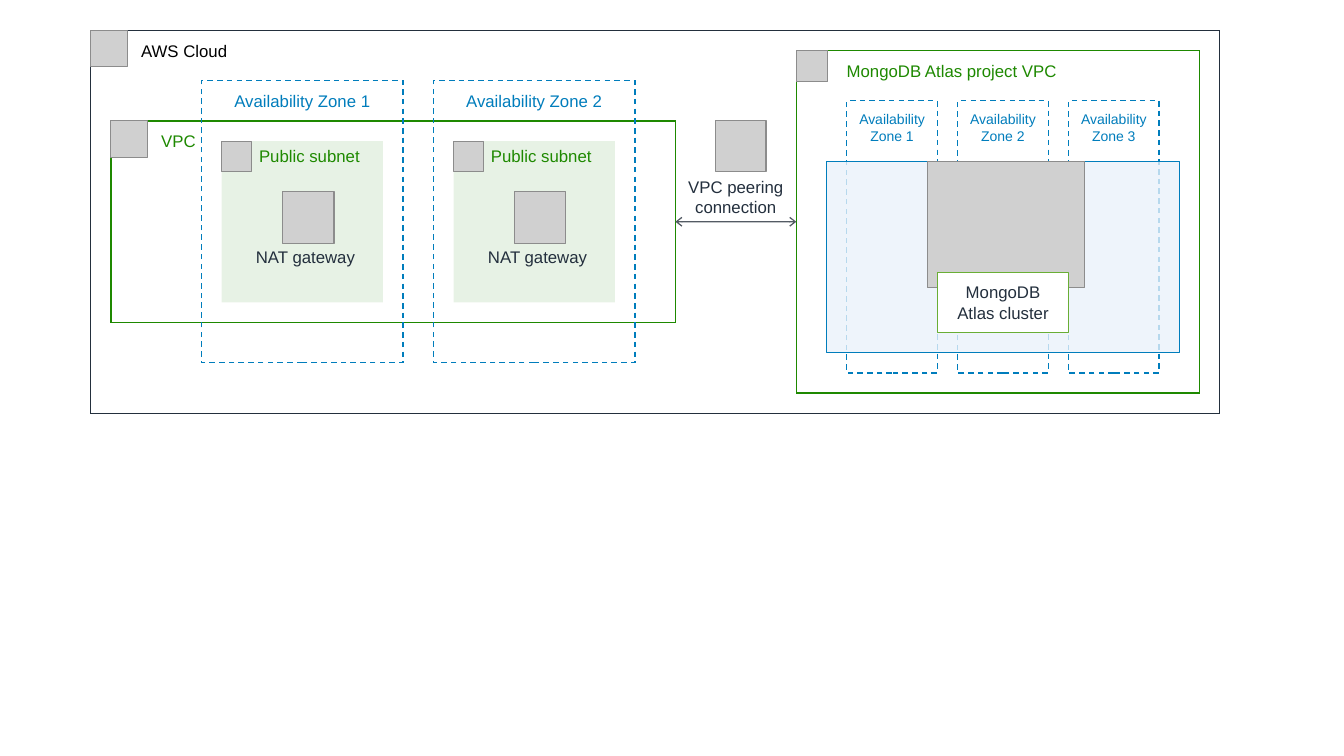
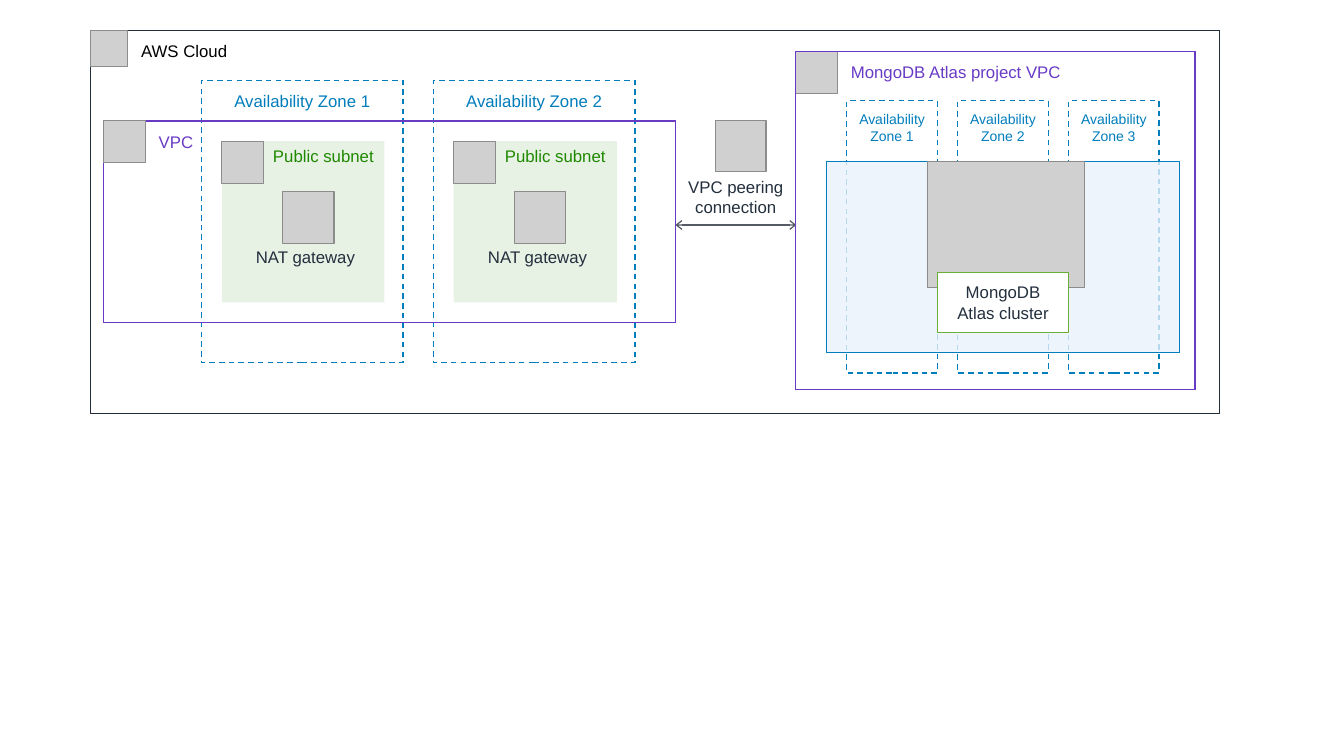
Before and after one commit to aws-quickstart/quickstart-mongodb-atlas, a slide deck: slide 1 of docs/deployment_guide/images/mongodb-atlas-architecture-diagram.pptx. Drawn at 1344x756 pixels with LibreOffice and Linux fonts; fonts in the diff are those of the drawing; grey boxes stand for pictures. Boxes give left, top, right and bottom in pixels: in the first picture for what was removed or moved away, otherwise in the second. Text is boxed around its words. In the diff, an @@ line names an element or a change of style, - is before the commit and + after.

```diff
--- a/docs/deployment_guide/images/mongodb-atlas-architecture-diagram.pptx
+++ b/docs/deployment_guide/images/mongodb-atlas-architecture-diagram.pptx
@@ rectangle "MongoDB Atlas project VPC" at box(796, 51, 1195, 389): text colour #1E8900 to #693BC5; outline #1E8900 1 pt to #693BC5 1 pt @@
@@ rectangle "MongoDB Atlas project VPC": place and size @@
-rectangle "MongoDB Atlas project VPC" at box(797, 50, 1200, 393)
+rectangle "MongoDB Atlas project VPC" at box(796, 51, 1195, 389)
@@ picture: place and size @@
-picture at box(797, 50, 828, 82)
+picture at box(796, 51, 838, 94)
@@ rectangle "VPC": place and size @@
-rectangle "VPC" at box(111, 121, 676, 323)
+rectangle "VPC" at box(103, 121, 676, 323)
@@ rectangle "VPC" at box(103, 121, 676, 323): text colour #1E8900 to #693BC5; outline #1E8900 1 pt to #693BC5 1 pt @@
@@ picture: place and size @@
-picture at box(111, 121, 147, 157)
+picture at box(103, 121, 145, 163)
@@ picture: place and size @@
-picture at box(222, 141, 252, 171)
+picture at box(222, 141, 264, 184)
@@ picture: place and size @@
-picture at box(454, 141, 484, 171)
+picture at box(454, 141, 496, 184)
@@ double arrow moved from (676, 222) - (797, 222) to (676, 225) - (797, 225) @@
```
Also in this commit, not shown: 1 other file.
